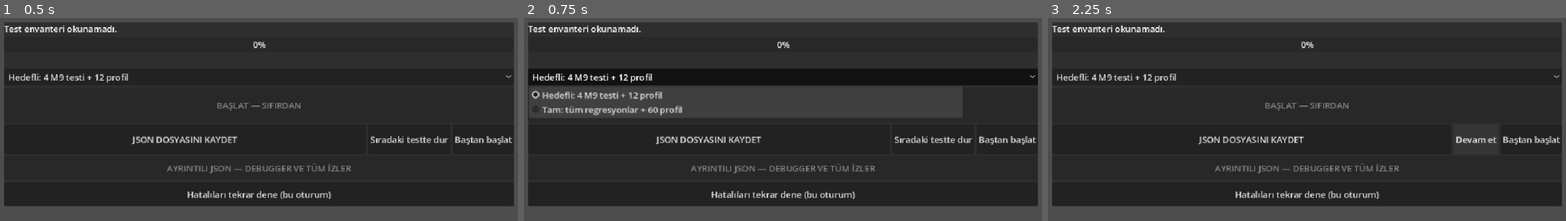
Above: before the commit, frames 1-3 (left to right).
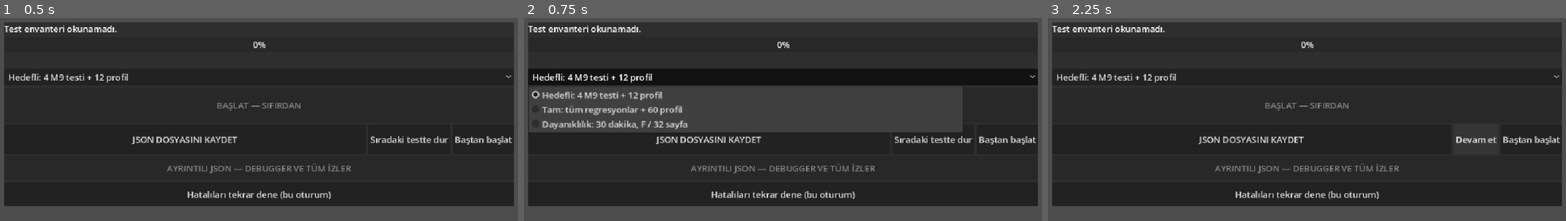
Above: after the commit, the same moments.

Repository: mehmetdem2005/FareOyunu
Game: Godot game, scene res://main.tscn
Two runs of this game, one before a commit and one after it. Both use one fixed random seed, a clock stepped at 60 frames per second and the inputs below.
Inputs:
- Up to frame 1 (0.5 s): no input
- Up to frame 2 (0.75 s): click "Hedefli: 4 M9 testi + 12 prof…" at 0.5 s
- Up to frame 3 (2.25 s): click "JSON DOSYASINI KAYDET" at 1.25 s; click "Sıradaki testte dur" at 2 s

Frame 1 is identical in both runs. In frame 2, 3.6% of the frame differs, in the area x 1-85%, y 49-56%; in frame 3, nothing differs.

Commit message:
Add standalone Android soak and lifecycle evidence to M10 runner

Diff:
--- a/tools/terraforge_android_suite/project/runner.gd
+++ b/tools/terraforge_android_suite/project/runner.gd
@@ -1,6 +1,8 @@
 extends Node
 const CAPTURE = preload("res://capture.gd")
 const PROFILE_PATH = "res://addons/terra_forge/profiling/profile_scene.gd"
+const SOAK_SECONDS: float = 1800.0
+const LIFECYCLE_EVENT_LIMIT: int = 32
 var _run_dir: String = ""
 var _start: Button
 var _suite_choice: OptionButton
@@ -30,6 +32,7 @@
 var _ci := false
 var _smoke := false
 var _profile_smoke := false
+var _soak_smoke := false
 var _seq := 0
 var _names: Array = []
 var _shard := 0
@@ -42,7 +45,8 @@
     var args: PackedStringArray = OS.get_cmdline_user_args()
     _idle_smoke = args.has("--idle-smoke")
     _profile_smoke=args.has("--profile-smoke")
-    _ci = args.has("--ci") or args.has("--smoke") or _idle_smoke or _profile_smoke
+    _soak_smoke=args.has("--soak-smoke")
+    _ci = args.has("--ci") or args.has("--smoke") or _idle_smoke or _profile_smoke or _soak_smoke
     _smoke = args.has("--smoke") or _idle_smoke
     for arg in args:
         if arg.begins_with("--shard="):
@@ -58,8 +62,8 @@
     _names = _inventory["tests"].duplicate()
     if not _ci:
         _names=_inventory["quick_tests"].duplicate()
-    if _profile_smoke:
-        _selected_suite="full"
+    if _profile_smoke or _soak_smoke:
+        _selected_suite="soak" if _soak_smoke else "full"
         _names=[]
         if DisplayServer.get_name().to_lower()=="headless" or RenderingServer.get_current_rendering_method()!="mobile":
             push_error("Profile smoke requires actual Mobile renderer")
@@ -106,8 +110,8 @@
     if _busy or _starting or _inventory.is_empty():
         return
     if not _ci:
-        _selected_suite="quick" if _suite_choice.selected==0 else "full"
-        _names=_inventory["quick_tests" if _selected_suite=="quick" else "tests"].duplicate()
+        _selected_suite=["quick","full","soak"][_suite_choice.selected]
+        _names=_suite_tests(_suite_choice.selected)
     _starting = true
     _suite_choice.disabled=true
     _start.disabled = true
@@ -142,16 +146,32 @@
     _stop.text = "Sıradaki testte dur"
     _report = _new_report()
     _report["session_id"] = token
-    _report["suite_mode"] = "ci" if _ci else _selected_suite
+    _report["suite_mode"] = "ci" if _ci and not _soak_smoke else _selected_suite
     _report["terrain_tree"] = _inventory.get("terrain_tree","")
-    _report["planned_profiles"] = 0 if _ci and not _profile_smoke else _profile_plan(_selected_suite=="full").size()
-    _report["qualification_note"] = "Quick is screening only. Full has 56 paired timing profiles plus four separate observer profiles; soak and actual OS lifecycle remain separate open gates."
+    _report["planned_profiles"] = 0 if _ci and not (_profile_smoke or _soak_smoke) else _profile_plan(_selected_suite).size()
+    _report["qualification_note"] = "Quick screens candidates. Full separates 56 timing profiles from four observer profiles. Soak uses a single, slower 30-minute camera sweep. Lifecycle events and renderer timing are not physics tests."
+    _report["application_lifecycle"] = {"events":[],"paused":0,"resumed":0,"dropped":0}
+    _report["runtime_features"] = {"editor":OS.has_feature("editor"),"template":OS.has_feature("template"),"debug":OS.has_feature("debug"),"release":OS.has_feature("release")}
+    _report["thermal_status"] = null
+    _report["gpu_frame_time_ms"] = null
     if not _logger_installed:
         OS.add_logger(_log)
         _logger_installed = true
     _save()
     _starting = false
     _run_all()
+
+func _notification(what: int) -> void:
+    if not _busy or what not in [NOTIFICATION_APPLICATION_PAUSED,NOTIFICATION_APPLICATION_RESUMED]:
+        return
+    var lifecycle: Dictionary = _report["application_lifecycle"]
+    var kind: String = "paused" if what==NOTIFICATION_APPLICATION_PAUSED else "resumed"
+    lifecycle[kind] += 1
+    if lifecycle["events"].size()<LIFECYCLE_EVENT_LIMIT:
+        lifecycle["events"].append({"kind":kind,"uptime_ms":Time.get_ticks_msec(),"active_test":_report["active_test"],"active_profile":_report["active_profile"]})
+    else:
+        lifecycle["dropped"] += 1
+    _save()
 
 func _new_report() -> Dictionary:
     return {"schema":"TF_ANDROID_SUITE_1","build_commit":_inventory["build_commit"],"terrain_commit":_inventory["terrai …(959 unchanged characters)…
@@ -197,6 +217,7 @@
     _suite_choice=OptionButton.new()
     _suite_choice.add_item("Hedefli: 4 M9 testi + 12 profil")
     _suite_choice.add_item("Tam: tüm regresyonlar + 60 profil")
+    _suite_choice.add_item("Dayanıklılık: 30 dakika, F / 32 sayfa")
     _suite_choice.select(0)
     _suite_choice.item_selected.connect(_select_suite)
     v.add_child(_suite_choice)
@@ -242,10 +263,15 @@
     if not _report.is_empty():
         _detail.text="Yeni seçim yalnız sıfırdan başlatınca uygulanır."
         return
-    _names=_inventory["quick_tests" if index==0 else "tests"].duplicate()
+    _names=_suite_tests(index)
     _progress.max_value=_names.size()
     _progress.value=0
     _detail.text="0/%d | Başlat yeni oturum açar." % _names.size()
+
+func _suite_tests(index: int) -> Array:
+    if index==2:
+        return []
+    return _inventory["quick_tests" if index==0 else "tests"].duplicate()
 
 func _export_json(full:bool=false) -> void:
     if _report.is_empty() or _export_dialog_open or (full and _busy):
@@ -418,19 +444,23 @@
     _start_fresh()
 
 func _update_ui() -> void:
-    _progress.max_value = _names.size()
-    _progress.value = _report["tests"].size()
+    var soak: bool = _selected_suite=="soak"
+    _progress.max_value = 1 if soak else _names.size()
+    _progress.value = _report["profiles"].size() if soak else _report["tests"].size()
     var counts := {}
     for t in _report["tests"]:
         counts[t["status"]] = int(counts.get(t["status"],0))+1
-    _detail.text = "%d/%d | PASS %d | FAIL %d | Kesildi %d | Profil %d" % [_report["tests"].size(),_names.size(),counts.get("pass",0),counts.get("fail",0),counts.get("interrupted",0),_report["profiles"].size()]
+    if soak:
+        _detail.text = "Profil %d/1 | Kesinti %d" % [_report["profiles"].size(),_report["profile_interruptions"].size()]
+    else:
+        _detail.text = "%d/%d | PASS %d | FAIL %d | Kesildi %d | Profil %d" % [_report["tests"].size(),_names.size(),counts.get("pass",0),counts.get("fail",0),counts.get("interrupted",0),_report["profiles"].size()]
     _start.disabled = _busy or _starting
     _suite_choice.disabled = _busy or _starting or _ci
     _copy.disabled = _report.is_empty()
     _full.disabled = _busy or _starting or _report.is_empty()
-    _stop.disabled = not _busy
+    _stop.disabled = not _busy or soak
     _restart.disabled = _starting
-    _retry.disabled = _report.is_empty() or _starting
+    _retry.disabled = _report.is_empty() or _starting or soak
 
 func _sample_memory() -> void:
     var rss: Variant = _read_rss()
@@ -497,7 +527,7 @@
                 _retry_requested=false
                 _retry_failed()
             return
-    if not _ci or _profile_smoke:
+    if not _ci or _profile_smoke or _soak_smoke:
         await _run_profiles()
     if _restart_requested or _retry_requested:
         _busy=false
@@ -523,7 +553,7 @@
         if _profile_smoke:
             if not complete:
                 failures+=1
-            var expected_plan: Array[Dictionary]=_profile_plan(true)
+            var expected_plan: Array[Dictionary]=_profile_plan("full")
             var snapshot: String=""
             var settings_reference: Dictionary={}
             var counts: Dictionary={}
@@ -567,6 +597,12 @@
                     failures+=1
             if failures==0:
                 print("ANDROID_PROFILE_SMOKE_VERIFIED ",JSON.stringify({"profiles":index,"renderer":RenderingServer.get_current_rendering_method(),"arms":counts,"diagnostics_export":true,"seconds_per_profile":5}))
+        if _soak_smoke:
+            var profile: Dictionary = _report["profiles"][0] if complete else {}
+            if not complete or profile.get("comparison_arm")!="F" or profile.get("comparison_page_cap")!=32 or profile.get("requested_seconds")!=5.0 or profile.get("actual_stream_seconds",0)<5.0 or profile.get("mesh_builds",0)<=0 or not _report["diagnostic_integrity"]["recorded_evidence_complete"]:
+                failures+=1
+            else:
+                print("ANDROID_SOAK_SMOKE_VERIFIED")
         if _smoke:
             if not _diagnostics_negative_smoke():
                 failures+=1
@@ -781,7 +817,10 @@
 
 # Frozen paired profile schedule. 0/1 F16/32, 2/3 I-G16/32, 4/5 I-H16/32.
 # 6 is F32 with observers, never counted as a normal timing arm.
-func _profile_plan(full: bool) -> Array[Dictionary]:
+func _profile_plan(suite: String) -> Array[Dictionary]:
+    if suite=="soak":
+        return [_profile_spec(1,1,false)]
+    var full: bool = suite=="full"
     var pairs: Array = [[0,1],[1,3],[1,5]]
     if full:
         pairs=[[0,1],[2,3],[4,5],[0,2],[0,4],[1,3],[1,5]]
@@ -813,6 +852,9 @@
 func _run_profiles() -> void:
     # Independent visible camera/terrain rendering, same fixture and AB-style order.
     _phase="profiles"
+    if DisplayServer.get_name().to_lower()=="headless" or RenderingServer.get_current_rendering_method()!="mobile":
+        _report["profile_interruptions"].append("Mobile renderer unavailable")
+        return
     var before := _user_entries()
     _log.begin()
     var profile_script: Resource = load(PROFILE_PATH)
@@ -821,7 +863,8 @@
         _finish_scope("fixture")
         return
     var p = profile_script.new()
-    p.duration_seconds=5.0 if _profile_smoke else 20.0
+    var soak: bool = _selected_suite=="soak"
+    p.duration_seconds=5.0 if _profile_smoke or _soak_smoke else (SOAK_SECONDS if soak else 20.0)
     p.page_limit=16
     p.shard_limit=4
     add_child(p)
@@ -844,7 +887,7 @@
     for child in p.get_children():
         if child is CanvasLayer:
             child.visible=false
-    var order: Array[Dictionary]=_profile_plan(_selected_suite=="full")
+    var order: Array[Dictionary]=_profile_plan(_selected_suite)
     for i in range(order.size()):
         if i<_report["profiles"].size():
             continue
@@ -852,7 +895,8 @@
             await get_tree().process_frame
         var spec: Dictionary=order[i]
         var arm: String=spec["arm"]
-        _status.text="Gerçek render profili %d/%d • %s / %d sayfa" % [i+1,order.size(),arm,spec["pages"]]
+        var status: String = "Dayanıklılık" if soak else "Render profili"
+        _status.text="%s %d/%d • %s / %d sayfa" % [status,i+1,order.size(),arm,spec["pages"]]
         _report["active_profile"]=str(i+1)
         _save()
         p.page_limit=spec["pages"]
@@ -866,11 +910,23 @@
         # cumulative report; clear only its internal history before each run.
         p._reports.clear()
         _log.begin()
+        var pauses: int = _report["application_lifecycle"]["paused"]
         p._begin(true)
-        var deadline:=Time.get_ticks_msec()+90000
-        while p._running and Time.get_ticks_msec()<deadline:
+        var began: int = Time.get_ticks_msec()
+        var duration_ms: int = int(p.duration_seconds*1000.0)
+        var deadline: int = began+duration_ms+70000
+        var next_detail: int = began
+        while p._running and Time.get_ticks_msec()<deadline and _report["application_lifecycle"]["paused"]==pauses and not _restart_requested:
+            if soak and Time.get_ticks_msec()>=next_detail:
+                var elapsed: int = mini(Time.get_ticks_msec()-began,duration_ms)
+                _progress.value = float(elapsed)/duration_ms
+                _detail.text = "Geçen %d / %d saniye" % [elapsed/1000,duration_ms/1000]
+                next_detail = began+elapsed+1000
             await get_tree().process_frame
         _finish_scope("profile_"+str(i+1))
+        if _report["application_lifecycle"]["paused"]!=pauses:
+            _report["profile_interruptions"].append("application paused during profile "+str(i+1))
+            break
         if p._running or p._reports.size()!=1:
             _report["profile_interruptions"].append("profile timeout or no new report "+str(i+1))
             break
